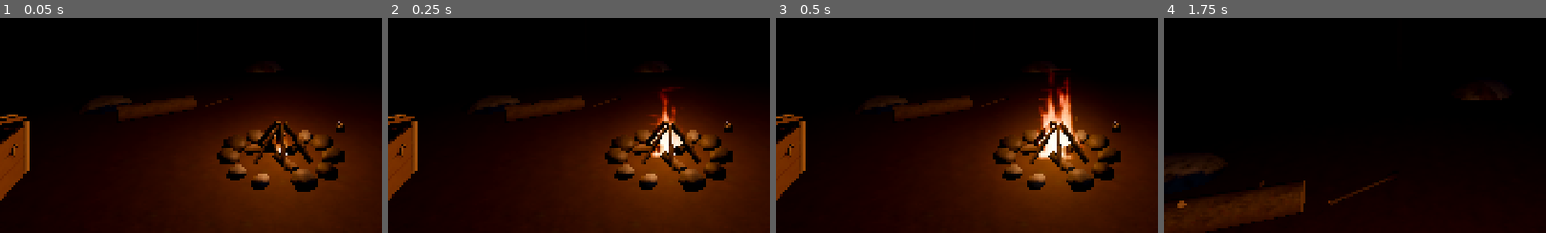
Above: before the commit, frames 1-4 (left to right).
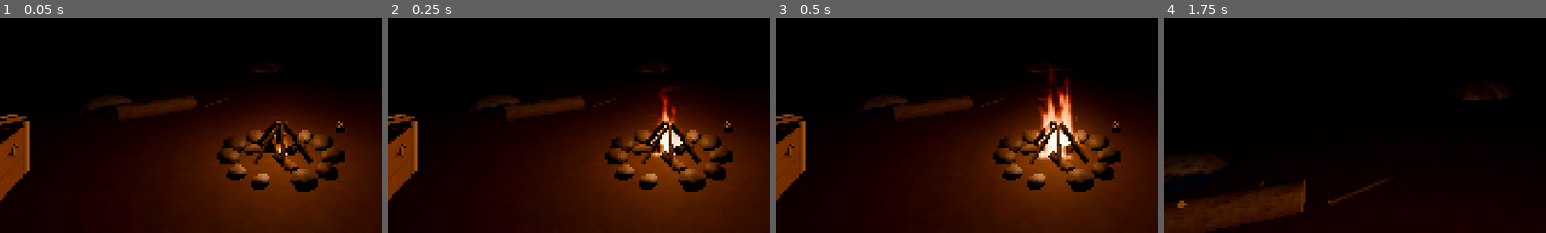
Above: after the commit, the same moments.

Repository: joeldenham21-lgtm/Video-Game-1
Game: Godot game, scene res://scenes/dev/items_test.tscn
Two runs of this game, one before a commit and one after it. Both use one fixed random seed, a clock stepped at 60 frames per second and the inputs below. This scene is started directly instead of the project's main scene.
Inputs (mouse positions are % of the whole screen's width and height, from its top left):
- Up to frame 1 (0.05 s): no input
- Up to frame 2 (0.25 s): no input
- Up to frame 3 (0.5 s): no input
- Up to frame 4 (1.75 s): tap Enter (ui_accept) at 0.5 s; move the mouse to (55, 50) at 0.52 s; hold W (move_forward) from 0.53 s (still down); right-click (55, 50) at 0.6 s; click (55, 50) at 0.67 s; tap Space (jump) at 0.77, 1.52 s; move the mouse to (45, 50) at 1.27 s; tap B (build) at 1.35 s
The pictures show only the part of the screen within x 14-64%, y 50-100%; the shares and areas given below are measured in that part.

The runs differ from the first frame. In frame 1, less than 0.1% of the frame differs, in the area x 71-73%, y 57-62%; in frame 2, 0.2%, in the area x 68-73%, y 44-65%; in frame 3, less than 0.1%; in frame 4, nothing differs.

Commit message:
Items: final screenshots (campfire at night, all inventory tabs, container, phone layout)
- docs/shots/items_*.jpg rendered from scenes/dev/items_test.tscn (Forward+ 1280x720; phone = Mobile
  renderer, mobile_high preset, 19.5:9)
- Softer flame core, quiet campfire restore on load, roomier phone detail pane

Co-Authored-By: Claude Opus 5.5 <noreply@anthropic.com>
Claude-Session: https://claude.ai/code/session_01XgovobckuAwhAEYDF3dVkF

Diff:
--- a/thin-air/src/items/stations/campfire.gd
+++ b/thin-air/src/items/stations/campfire.gd
@@ -128,14 +128,15 @@
 	return 0.0
 
 
-func _set_state(s: FireState) -> void:
+## `quiet`: restoring a save — no ignition sound.
+func _set_state(s: FireState, quiet := false) -> void:
 	if state == s:
 		return
 	var prev := state
 	state = s
 	fire_state_changed.emit(s)
 	if s == FireState.BURNING:
-		if prev != FireState.EMBERS:
+		if prev != FireState.EMBERS and not quiet:
 			Audio.play_sfx(&"fire_ignite", global_position)
 		_start_loop()
 	elif s == FireState.OUT or s == FireState.UNLIT:
@@ -332,7 +333,7 @@
 	fuel_minutes = float(d.get("fuel", 0.0))
 	ember_minutes = float(d.get("ember", 0.0))
 	has_kindling = bool(d.get("kindling", fuel_minutes > 0.0))
-	_set_state(int(d.get("state", 0)) as FireState)
+	_set_state(clampi(int(d.get("state", 0)), 0, FireState.OUT) as FireState, true)
 	intensity = _target_intensity()
 
 
@@ -354,7 +355,7 @@
 	var amt := 1.0 if q >= 2 else (0.7 if q == 1 else 0.5)
 	# Flames: a few large flipbook sprites (each frame is a whole cluster of tongues) + a hot bed at the base.
 	_flames = _particles("Flames", int(10 * amt), 0.95, _flame_draw(Vector2(0.66, 0.84), 0.37, 2.4), _flame_process(false))
-	_core = _particles("Core", int(6 * amt), 0.7, _flame_draw(Vector2(0.46, 0.4), 0.17, 3.0), _flame_process(true))
+	_core = _particles("Core", int(6 * amt), 0.7, _flame_draw(Vector2(0.46, 0.4), 0.17, 1.7), _flame_process(true))
 	_smoke = _particles("Smoke", int(26 * amt), 6.5, _smoke_draw(), _smoke_process())
 	_embers = _particles("Embers", int(20 * amt), 2.4, _ember_draw(), _ember_process())
 	_smoke.position.y = 0.45
@@ -488,7 +489,7 @@
 	pm.anim_offset_min = 0.0
 	pm.anim_offset_max = 1.0
 	if core:
-		pm.color_ramp = _gradient([[0.0, Color(1, 1, 1, 0)], [0.2, Color(1.0, 0.95, 0.85, 0.85)], [0.75, Color(1.0, 0.85, 0.7, 0.75)], [1.0, Color(1.0, 0.6, 0.4, 0)]])
+		pm.color_ramp = _gradient([[0.0, Color(1, 1, 1, 0)], [0.2, Color(1.0, 0.86, 0.6, 0.7)], [0.75, Color(1.0, 0.72, 0.45, 0.6)], [1.0, Color(1.0, 0.5, 0.3, 0)]])
 	else:
 		pm.color_ramp = _gradient([[0.0, Color(1, 1, 1, 0)], [0.15, Color(1.0, 0.93, 0.85, 0.85)], [0.7, Color(1.0, 0.82, 0.66, 0.7)], [1.0, Color(0.9, 0.5, 0.3, 0)]])
 	return pm
--- a/thin-air/src/ui/inventory/inventory_screen.gd
+++ b/thin-air/src/ui/inventory/inventory_screen.gd
@@ -975,7 +975,9 @@
 	_header.custom_minimum_size.y = 50 if _compact else 58
 	_brand.visible = _root.size.x > 1560.0
 	_detail_panel.custom_minimum_size.x = clampf(_root.size.x * 0.25, 350.0, 470.0)
-	(_detail["stage"] as Control).custom_minimum_size.y = clampf(_root.size.y * 0.18, 104.0, 196.0)
+	(_detail["stage"] as Control).custom_minimum_size.y = clampf(_root.size.y * 0.18, 104.0, 196.0) if not _compact else 90.0
+	for b in (_detail["hb"] as Control).get_children():
+		(b as Control).custom_minimum_size.y = 40.0 if _compact else 44.0
 	(_rd["icon"] as Control).custom_minimum_size = Vector2.ONE * (112.0 if _compact else 150.0)
 	(_rd["panel"] as Control).custom_minimum_size.x = 440.0 if _compact else 520.0
 	_craft_left.custom_minimum_size.x = 520.0 if _compact else 600.0
@@ -1369,7 +1371,7 @@
 		_stat_row(stats, "Condition", "%d%%" % roundi(dur * 100.0), dur, InvStyle.durability_color(dur))
 	var holdable := ItemInfo.is_holdable(id) or ItemInfo.is_consumable(id)
 	var own := sel_slot.kind == ItemSlot.Kind.INV and sel_slot.inventory == inv
-	(_detail["hb_label"] as Control).visible = holdable and own
+	(_detail["hb_label"] as Control).visible = holdable and own and not _compact
 	(_detail["hb"] as Control).visible = holdable and own
 	_build_actions(actions, id, n)
 
Binary file added: thin-air/docs/shots/items_campfire_night.jpg
Binary file added: thin-air/docs/shots/items_ui_container.jpg
Binary file added: thin-air/docs/shots/items_ui_crafting.jpg
Binary file added: thin-air/docs/shots/items_ui_equipment.jpg
Binary file added: thin-air/docs/shots/items_ui_inventory.jpg
Binary file added: thin-air/docs/shots/items_ui_phone.jpg
